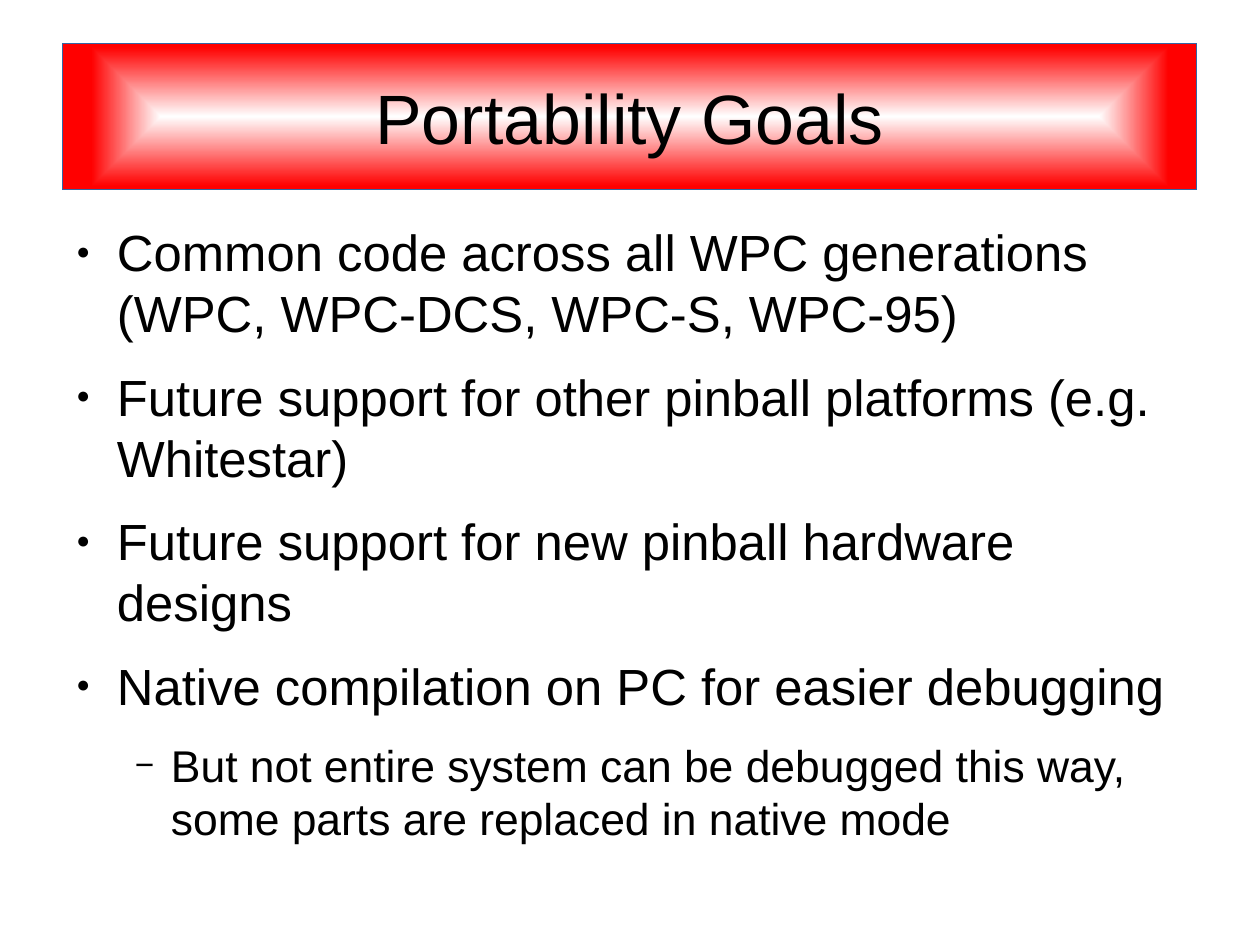
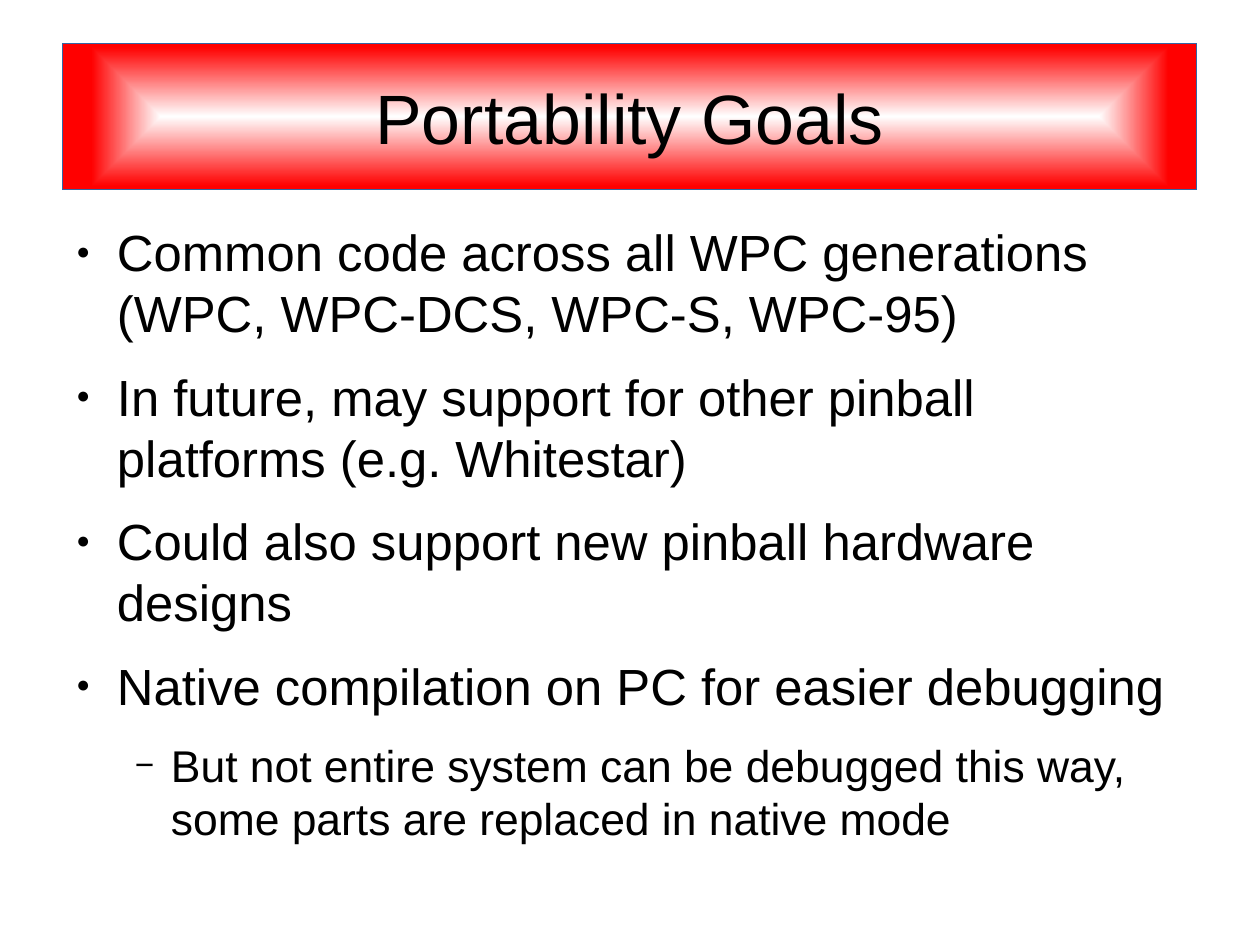
Before and after one commit to SonnyJim/freewpc, a slide deck: slide 2 of doc/freewpc.odp (slide 3 before the commit). Drawn at 1260x945 pixels with LibreOffice and Linux fonts; fonts in the diff are those of the drawing. Boxes give left, top, right and bottom in pixels: in the first picture for what was removed or moved away, otherwise in the second. Text is boxed around its words. In the diff, an @@ line names an element or a change of style, - is before the commit and + after.

Commit message:
Update design presentation.

```diff
--- a/doc/freewpc.odp
+++ b/doc/freewpc.odp
@@ text at <box>117,379,1035,632</box>: text changed @@
-● Future support for other pinball platforms (e.g. Whitestar)
-● Future support for new pinball hardware designs
+● In future, may support for other pinball platforms (e.g. Whitestar)
+● Could also support new pinball hardware designs
```
Also in this commit, not shown: 13 other slides changed, 2 slides added.
